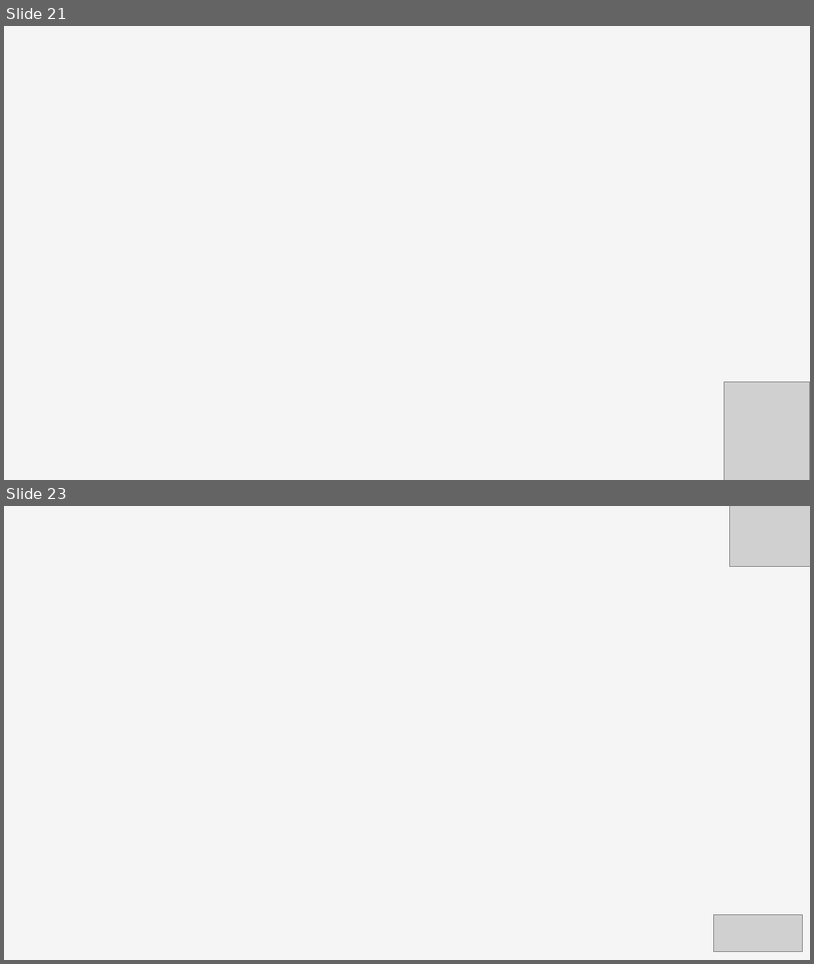
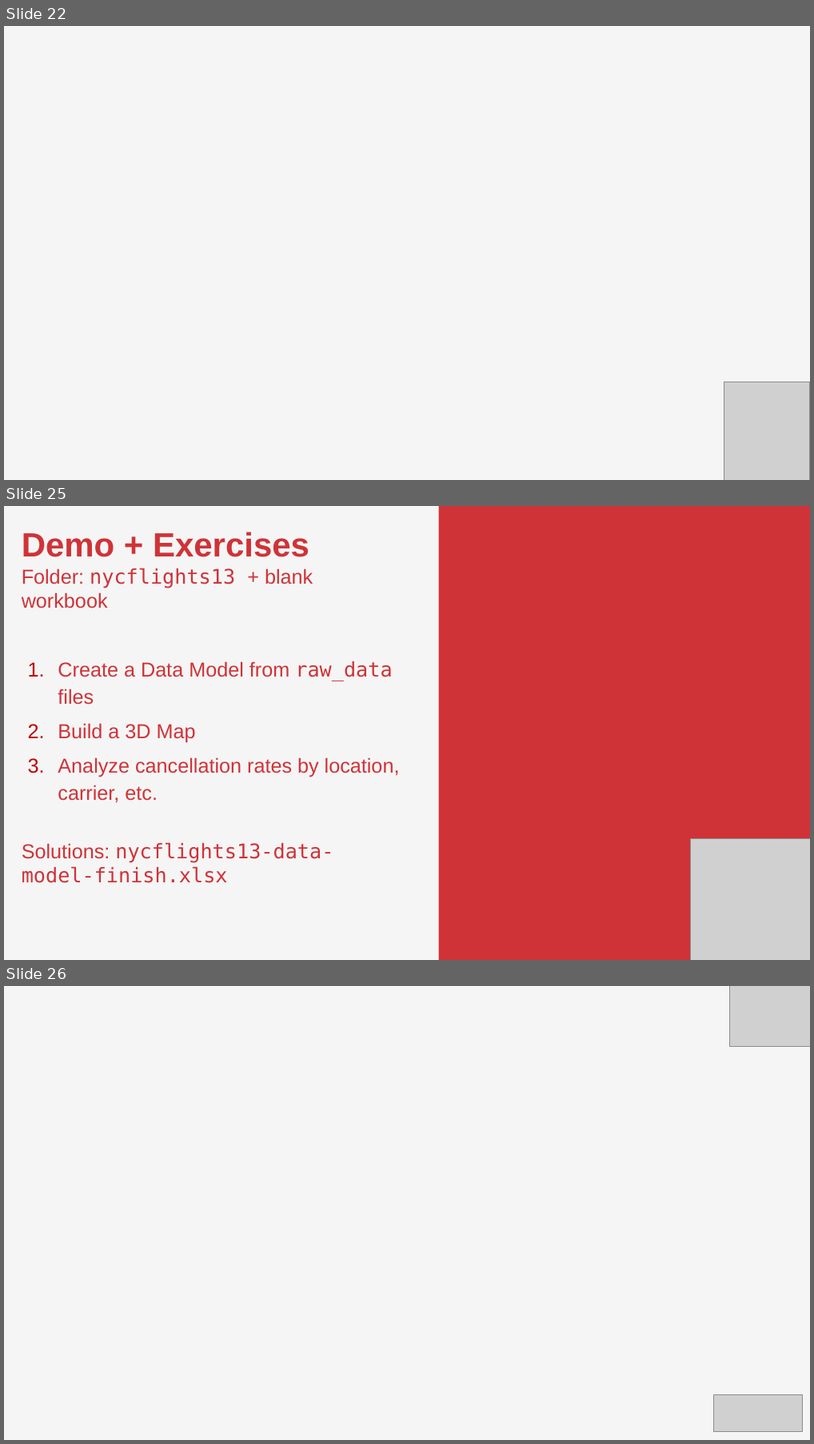
Before and after one commit to stringfestdata/pivot-table-dashboards-reports, a slide deck: pivot-table-dashboards-reports.pptx. Shown one above the other, each under a label of ours: slides 21 and 23 before the commit, slides 22, 25 and 26 after it; the slides between them are not shown. The pictures are 814x964 and 814x1444 pixels, drawn with LibreOffice and Linux fonts; fonts in the diff are those of the drawing; grey boxes stand for pictures; background and template pictures are left out. Boxes give left, top, right and bottom in pixels: in the first picture for what was removed or moved away, otherwise in the second. Text is boxed around its words. In the diff, an @@ line names an element or a change of style, - is before the commit and + after.

```diff
--- a/pivot-table-dashboards-reports.pptx
+++ b/pivot-table-dashboards-reports.pptx
@@ slide 25 added at (4,506,810,960), background #F5F5F5 @@
@@ rectangle added at (439,506,810,960), fill #CF3338 @@
@@ text added at (22,532,400,883), 24 pt, text #CF3338 @@
+Demo + Exercises
+Folder: nycflights13 + blank workbook
+1. Create a Data Model from raw_data files
+2. Build a 3D Map
+3. Analyze cancellation rates by location, carrier, etc.
+Solutions: nycflights13-data-model-finish.xlsx
@@ picture added at (691,839,810,960) @@
@@ what was slide 21 is now slide 22 @@
@@ what was slide 23 is now slide 26 @@
```
Also in this commit, not shown: 3 slides changed, 3 other slides added, 1 slide removed, 47 other files.
